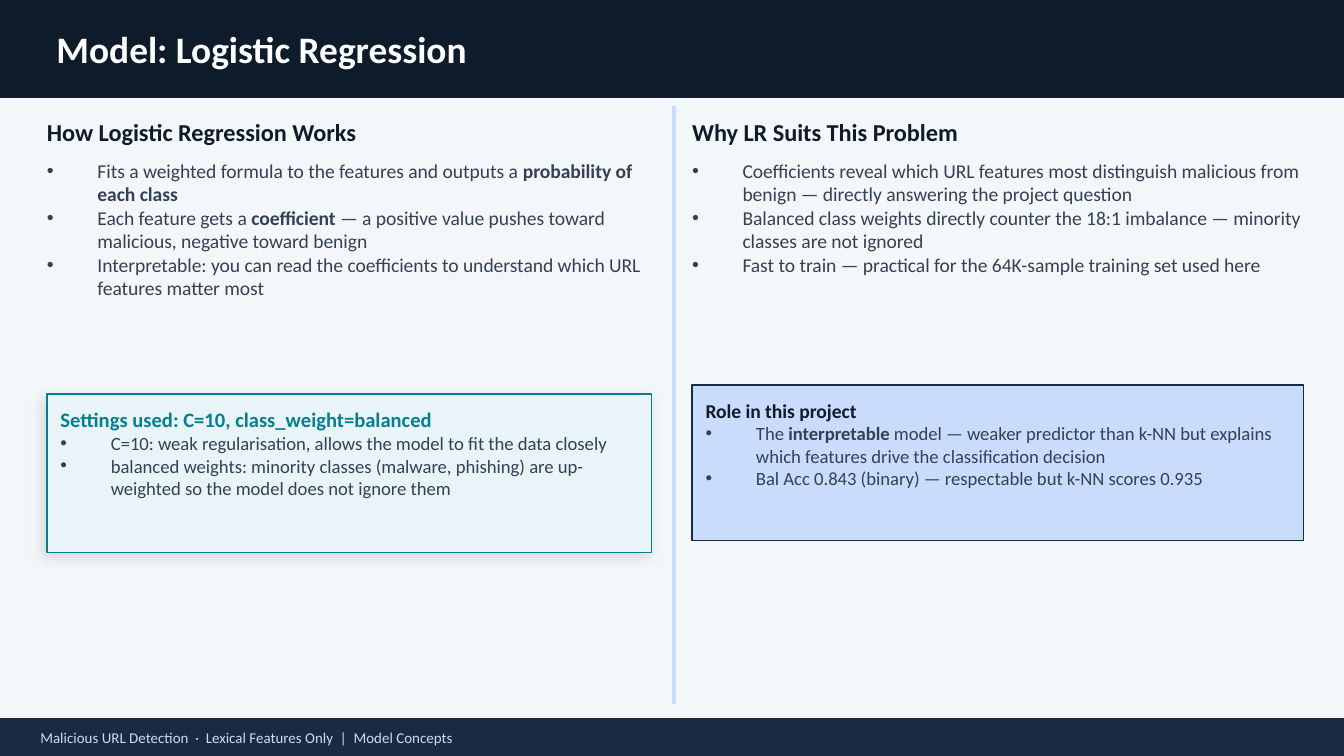
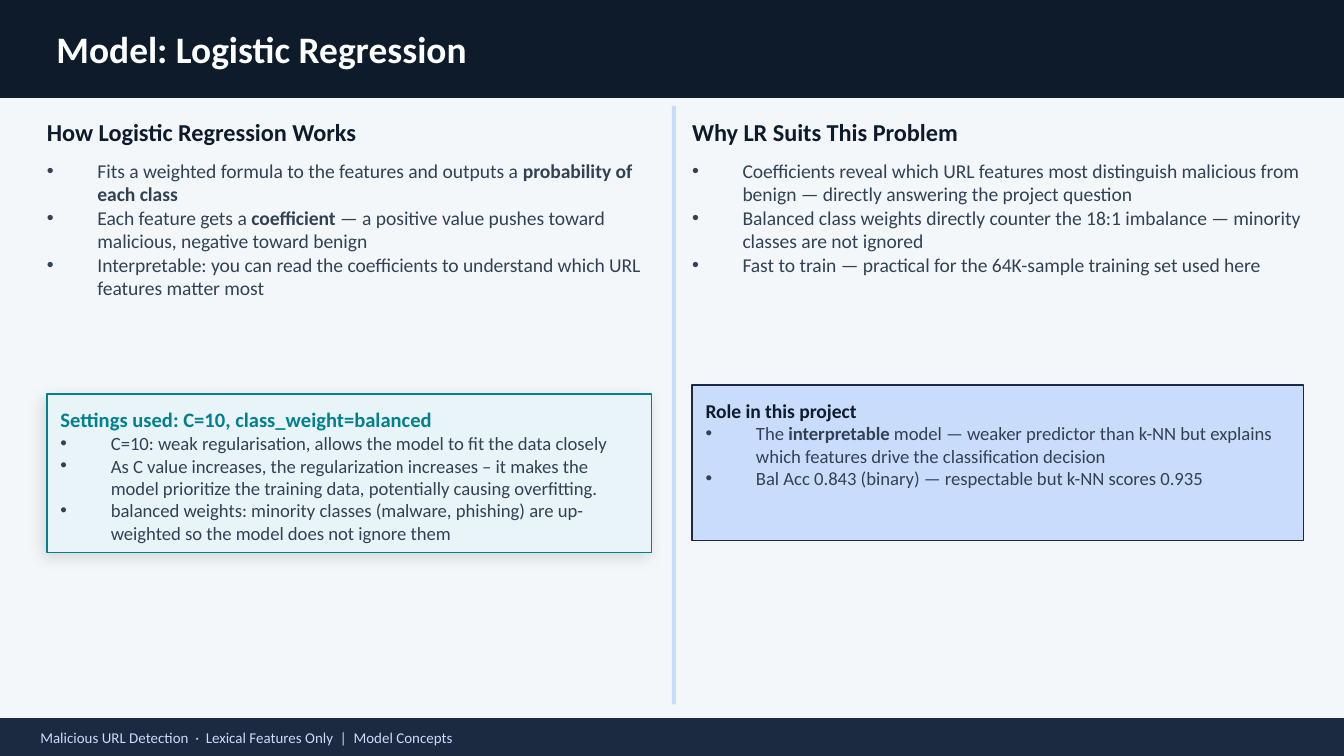
Before and after one commit to NimishSood/malicious-url-detection, a slide deck: slide 10 of Part2.pptx. Drawn at 1344x756 pixels with LibreOffice and Linux fonts; fonts in the diff are those of the drawing. Boxes give left, top, right and bottom in pixels: in the first picture for what was removed or moved away, otherwise in the second. Text is boxed around its words. In the diff, an @@ line names an element or a change of style, - is before the commit and + after.

```diff
--- a/Part2.pptx
+++ b/Part2.pptx
@@ text in rectangle at bbox=[111, 460, 597, 498]: paragraph added @@
+• As C value increases, the regularization increases – it makes the model prioritize the training data, potentially causing overfitting.
```
Also in this commit, not shown: 1 other slide changed.
